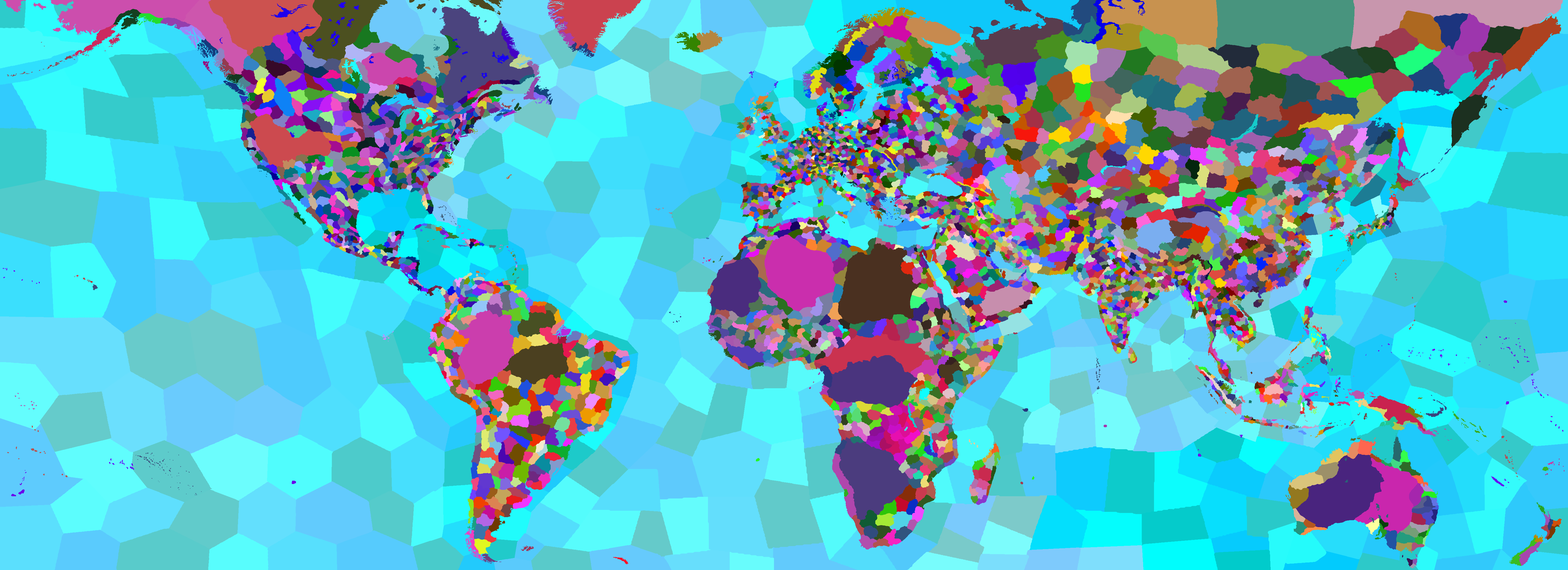
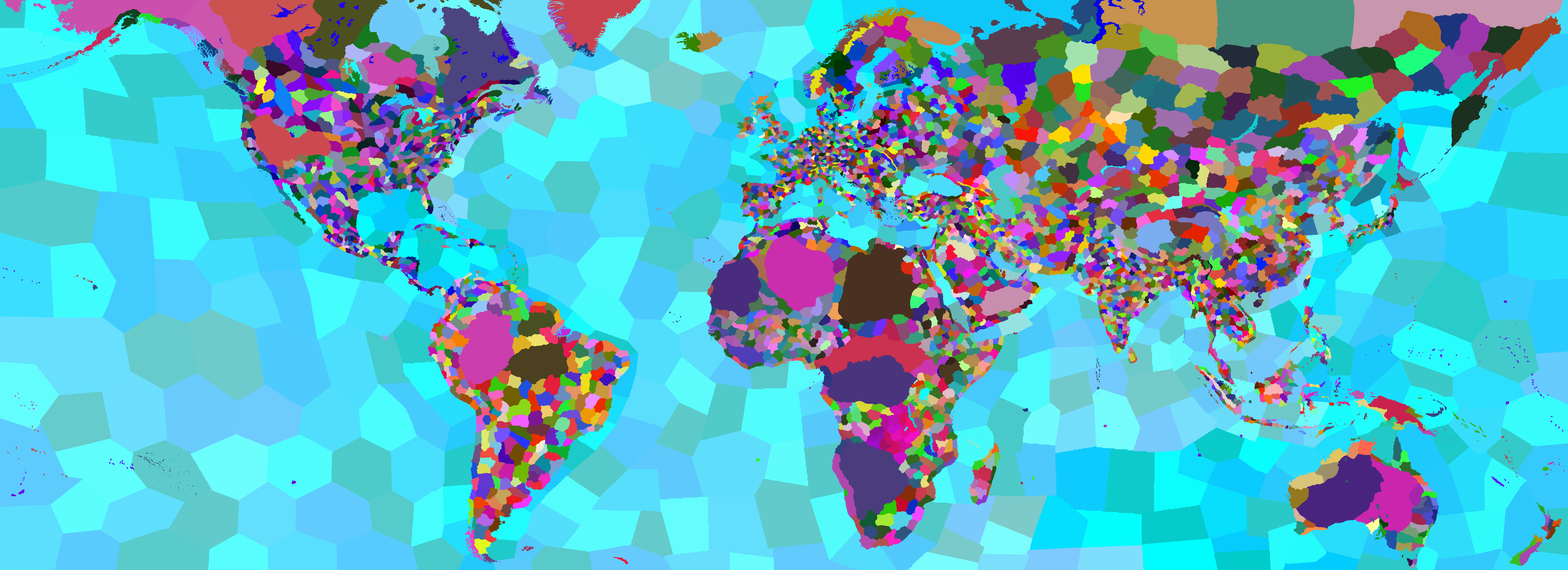
The second 1568px x 570px image is a revision of the first. Changes to its layers:
added layer "Anatolia" above "provinces.bmp" over [897, 191, 948, 228]
